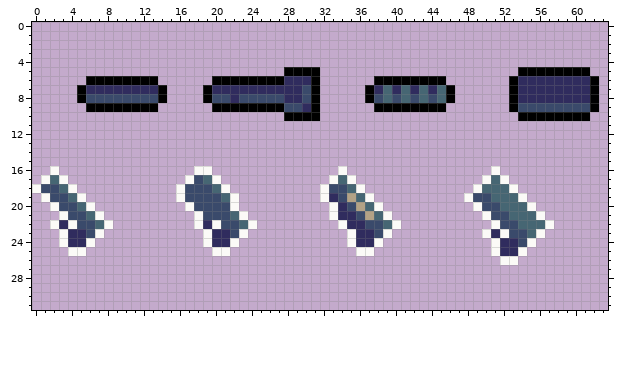
A pixel-art sprite gets an edit: assets/sprites/player/guns.png. Above, as it was before the edit.
The file is 64x32 pixels.
The result:
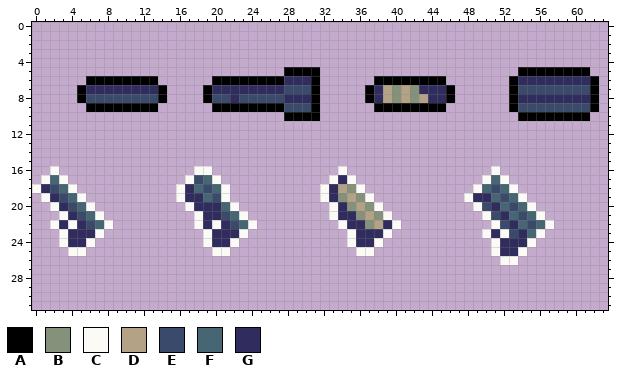
Palette (. is transparent): A #000000  B #85917a  C #fbfaf7  D #b3a286  E #3a4a6b  F #466673  G #302c5e
Edits made:
@@ x 26..63 @@
  6 AAGGGA......AAAAAAAA.......AGGGGGGGGA.
- 7 GGGGEA.....AGFGFGFGFA......AGGGGGGGGA.
- 8 EEGGEA.....AEFEFEFEFA......AGGGGGGGGA.
- 9 AAEEGA......AAAAAAAA.......AEEEEEEEEA.
+ 7 GGEEEA.....AGDBDBGGGA......AEEEEEEEEA.
+ 8 EEGGGA.....AGDBDBDGGA......AGGGGGGGGA.
+ 9 AAEEEA......AAAAAAAA.......AEEEEEEEEA.
 10 ..AAAA......................AAAAAAAA..
@@ x 0..63 @@
 16 ..C...............CC..............C................C............
-17 .CFC.............CEFC............CFC..............CFC...........
-18 CEEFC...........CEEEFC..........CEEFC............CFFFC..........
-19 .CEEFC..........CEEEEFC.........CGEDFC..........CEEFFFC.........
-20 ..CEEFC..........CEEEEC..........CGEDFC..........CEEFFFC........
-21 ...CEEFC..........CEEEFC.........CGGEDFC..........CEEFFFC.......
-22 ..CGCEEFC.........CGCEEFC.........CGGEEFC..........CEEFFFC......
-23 ...CGGEC...........CGGEC...........CGGEC..........CGCEEFC.......
-24 ...CGGC............CGGC............CGGC............CGGEC........
+17 .CFC.............CEFC............CGC..............CFC...........
+18 CGEFC...........CGFEFC..........CGDBC............CFEFC..........
+19 .CGEFC..........CGGFEC..........CGBDBC..........CGGFEFC.........
+20 ..CGEFC..........CGGGFC..........CGBDBC..........CEGFEFC........
+21 ...CGEFC..........CGGEFC.........CGGBDBC..........CEGFEFC.......
+22 ..CGCGEFC.........CGCGEFC.........CGGBDGC..........CEGFEFC......
+23 ...CGGGC...........CGGGC...........CGGGC..........CGCEGFC.......
+24 ...CGGC............CGGC............CGGC............CGGGC........
 25 ....CC..............CC..............CC.............CGGC.........
Changed places in both pictures, as pixel boxes (x1, y1, x2, y2):
changed: (284, 85, 311, 112)
changed: (374, 85, 446, 103)
changed: (518, 85, 590, 94)
changed: (329, 175, 392, 238)
changed: (41, 184, 95, 238)
changed: (185, 184, 239, 238)
changed: (473, 184, 536, 247)
